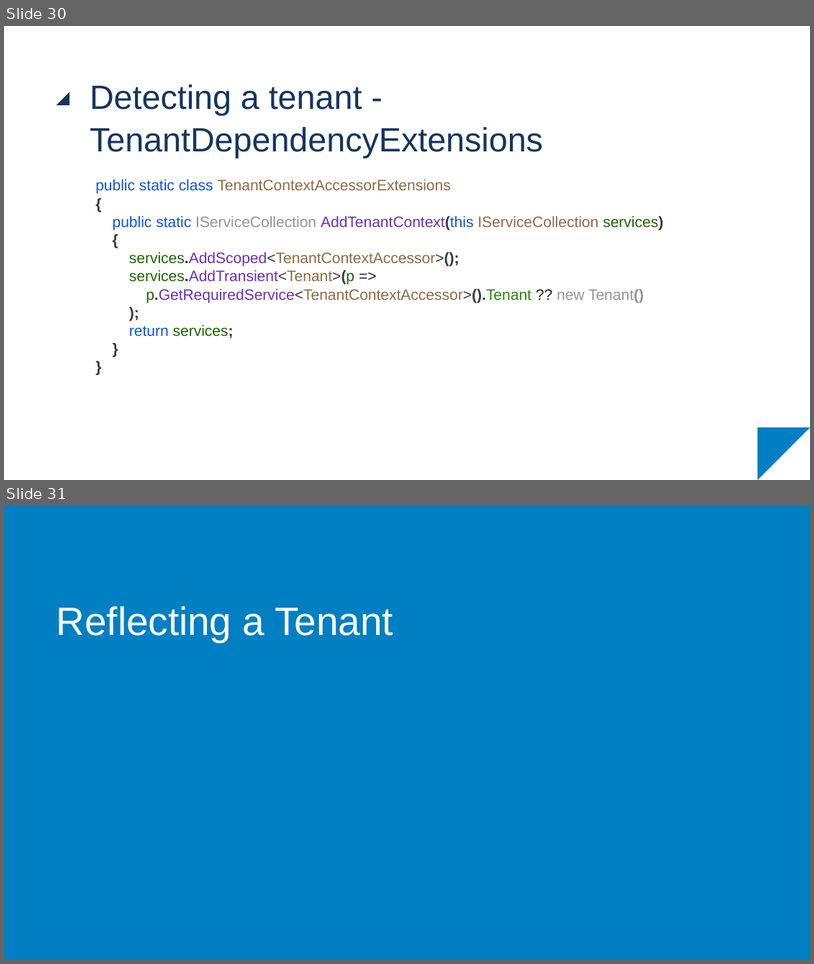
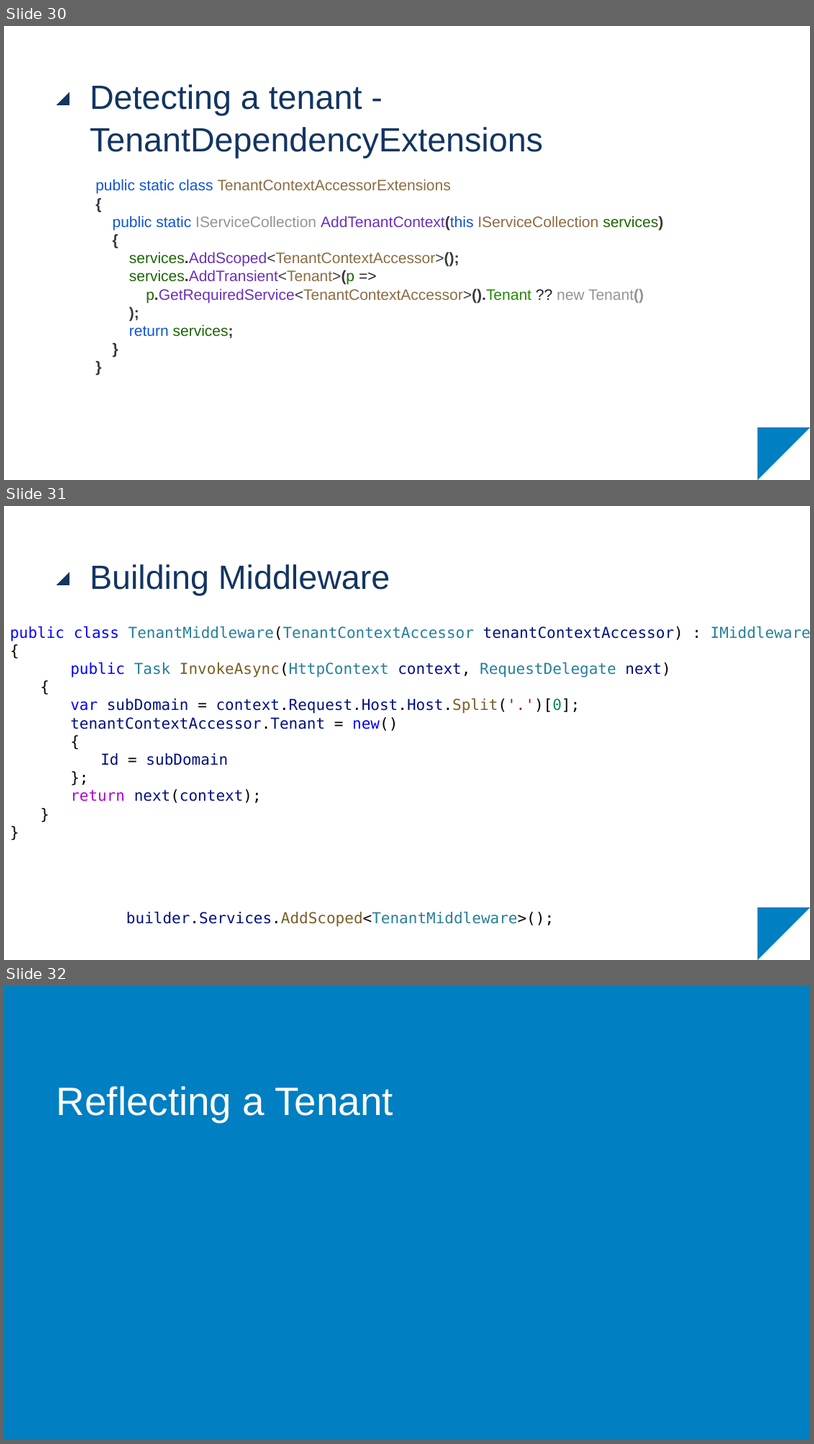
Before and after one commit to RubMertens/presentation-multi-tenant-apps, a slide deck: KdG - Multi-Tenant Applications.pptx. Shown one above the other, each under a label of ours: slides 30 and 31 before the commit, slides 30, 31 and 32 after it. The pictures are 814x964 and 814x1444 pixels, drawn with LibreOffice and Linux fonts; fonts in the diff are those of the drawing; background and template pictures are left out. Boxes give left, top, right and bottom in pixels: in the first picture for what was removed or moved away, otherwise in the second. Text is boxed around its words. In the diff, an @@ line names an element or a change of style, - is before the commit and + after.

```diff
--- a/KdG - Multi-Tenant Applications.pptx
+++ b/KdG - Multi-Tenant Applications.pptx
@@ slide 31 added at [4, 506, 810, 960], background #FFFFFF; not listed: 2 template elements that a slide beside it also shows @@
@@ title added at [90, 564, 390, 595], 40 pt, text #133561 @@
+Building Middleware
@@ text added at [10, 626, 810, 803], 18 pt, text #001080 @@
+public class TenantMiddleware(TenantContextAccessor tenantContextAccessor) : IMiddleware
+{
+public Task InvokeAsync(HttpContext context, RequestDelegate next)
+  {
+    var subDomain = context.Request.Host.Host.Split('.')[0];
+    tenantContextAccessor.Tenant = new()
+    {
+      Id = subDomain
+    };
+    return next(context);
+  }
+}
@@ text added at [126, 911, 554, 926], 18 pt, text #267F99 @@
+builder.Services.AddScoped<TenantMiddleware>();
@@ what was slide 31 is now slide 32 @@
```
Also in this commit, not shown: 6 slides changed, 2 other slides added, 2 slides removed.
